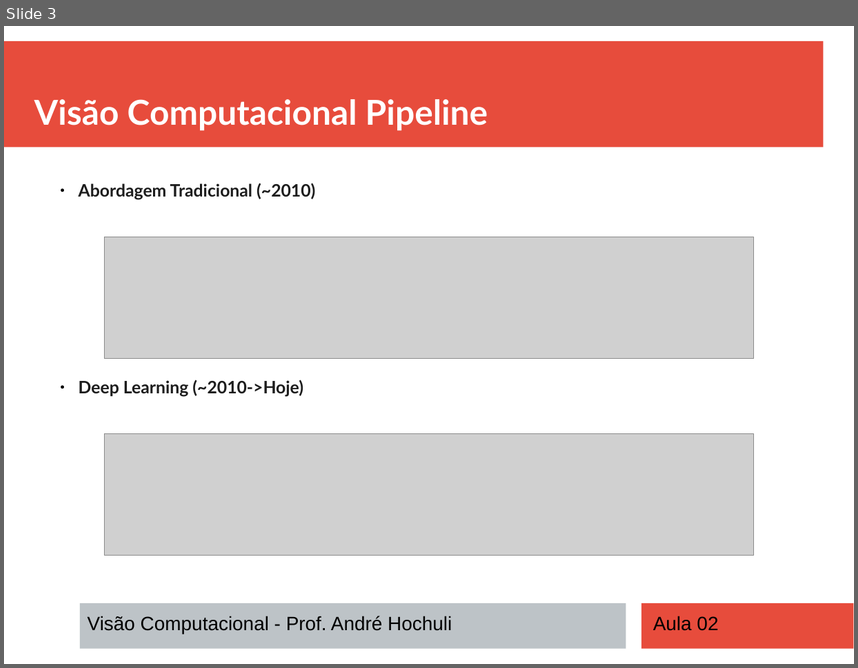
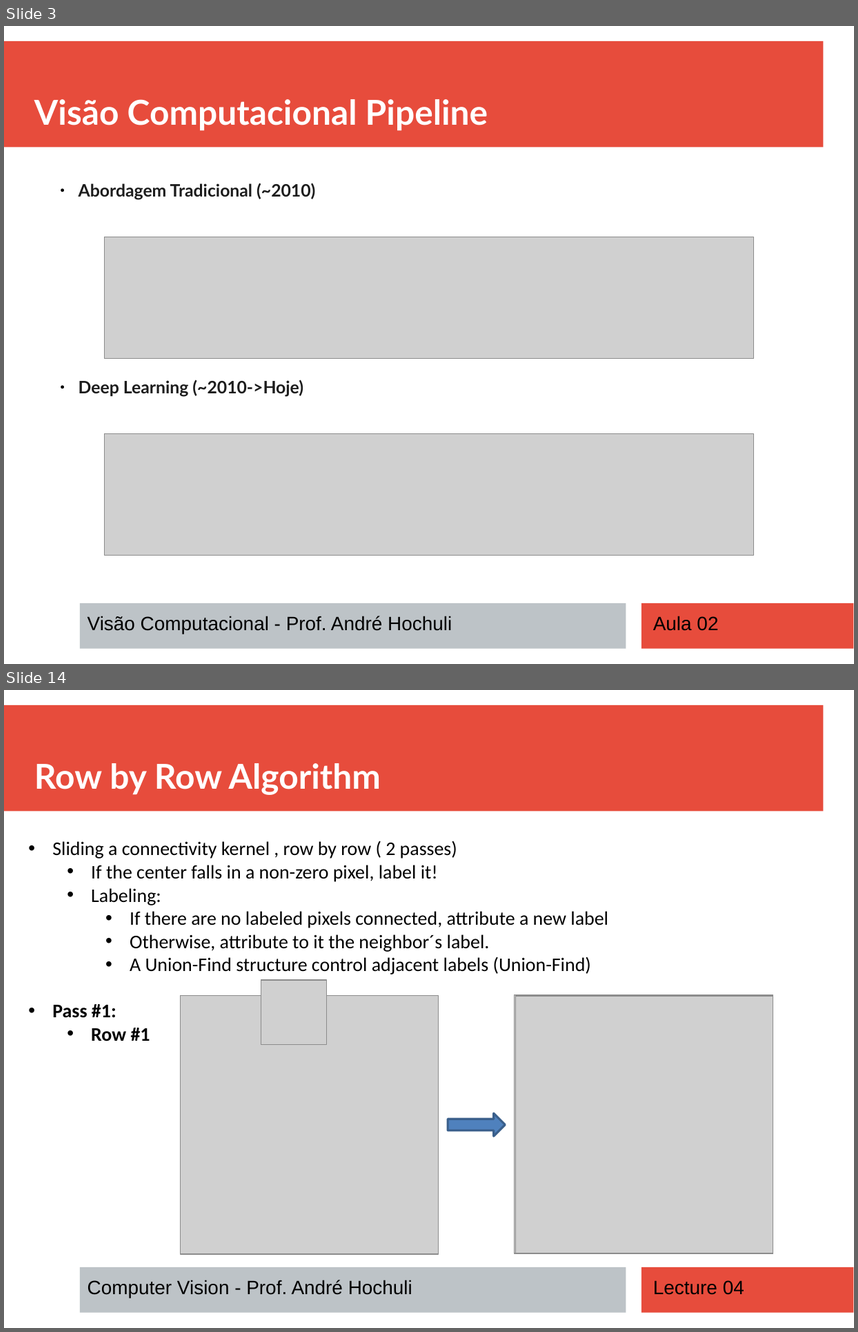
Before and after one commit to andrehochuli/teaching, a slide deck: Visão Computacional/Aula 02 - Filtros e Extração de Características/Aula 02 - Filtros e Extração de Características.pptx. Shown one above the other, each under a label of ours: slide 3 before the commit, slides 3 and 14 after it; the slides between them are not shown. The pictures are 858x668 and 858x1332 pixels, drawn with LibreOffice and Linux fonts; fonts in the diff are those of the drawing; grey boxes stand for pictures. Boxes give left, top, right and bottom in pixels: in the first picture for what was removed or moved away, otherwise in the second. Text is boxed around its words. In the diff, an @@ line names an element or a change of style, - is before the commit and + after.

```diff
--- a/Visão Computacional/Aula 02 - Filtros e Extração de Características/Aula 02 - Filtros e Extração de Características.pptx
+++ b/Visão Computacional/Aula 02 - Filtros e Extração de Características/Aula 02 - Filtros e Extração de Características.pptx
@@ slide 14 added at (4,690,854,1328), background #FFFFFF; not listed: 3 template elements that a slide beside it also shows @@
@@ text added at (34,763,381,795), 32 pt, text #FFFFFF, bold @@
+Row by Row Algorithm
@@ text added at (52,841,608,1041), 18 pt, text #000000 @@
+• Sliding a connectivity kernel , row by row ( 2 passes)
+  • If the center falls in a non-zero pixel, label it!
+  • Labeling:
+    • If there are no labeled pixels connected, attribute a new label
+    • Otherwise, attribute to it the neighbor´s label.
+    • A Union-Find structure control adjacent labels (Union-Find)
+• Pass #1:
+  • Row #1
@@ picture added at (180,996,438,1254) @@
@@ picture added at (261,980,326,1045) @@
@@ picture added at (515,995,773,1253) @@
@@ picture added at (515,996,585,1032) @@
@@ picture added at (515,996,773,1253) @@
@@ right arrow added at (448,1113,506,1136), fill #4F81BD, outline #3A5F8C 2 pt @@
@@ text added at (87,1279,412,1297), 18 pt, text #000000 @@
+Computer Vision - Prof. André Hochuli
@@ text added at (653,1280,744,1294), 18 pt, text #000000 @@
+Lecture 04
```
Also in this commit, not shown: 1 slide changed, 33 other slides added.
